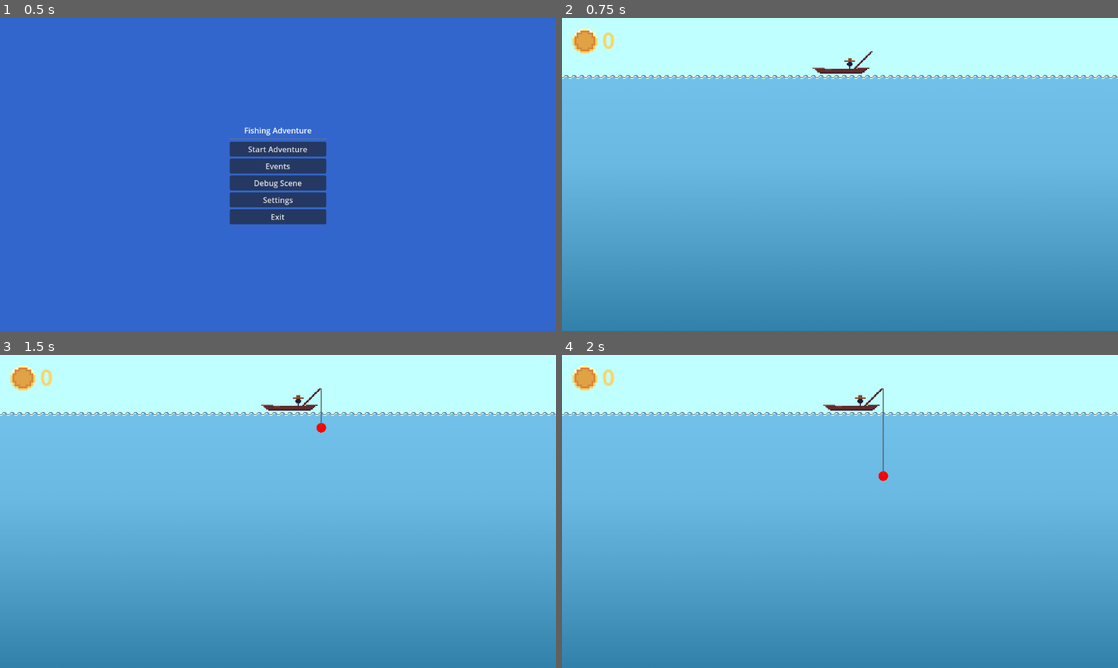
Above: before the commit, frames 1-4 (two rows, left to right).
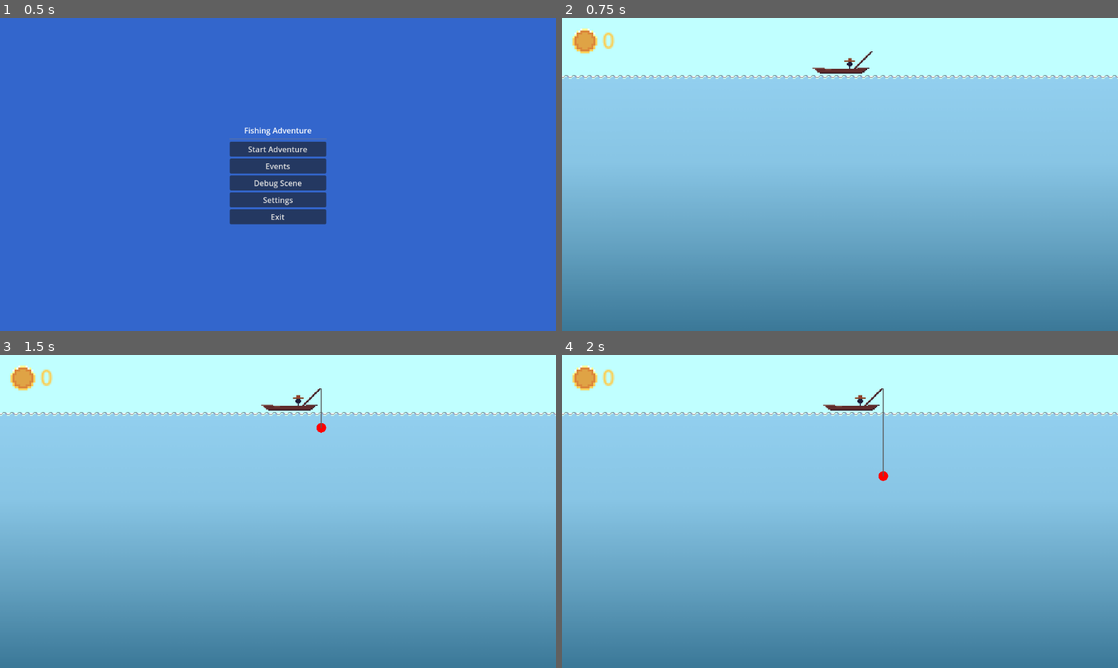
Above: after the commit, the same moments.

Repository: Gugaapo/fishing_game
Game: Godot game, scene res://scenes/main_menu.tscn
The game is run twice, just before and just after one commit, with the same random seed, the same clock (stepped at 60 frames per second) and the same inputs.
Inputs (mouse positions are in pixels of both pictures, inside the frame that each line leads up to):
- Up to frame 1 (0.5 s): no input
- Up to frame 2 (0.75 s): click "Debug Scene" at 0.5 s
- Up to frame 3 (1.5 s): tap Enter (ui_accept) at 1.25 s; move the mouse to (400, 495) at 1.27 s; hold Right (ui_right) from 1.28 s (still down); tap Z (fish) at 1.35 s; click (400, 495) at 1.42 s
- Up to frame 4 (2 s): keep holding Right (ui_right); tap Enter (ui_accept) at 1.52 s

Frame 1 is identical in both runs. In frame 2, 45% of the frame differs, in the area x 0-100%, y 18-64%; in frame 3, 44%; in frame 4, 44%.

Commit message:
added scripts to the scenes

Diff:
--- a/scenes/fishing_scene/debug_scene.tscn
+++ b/scenes/fishing_scene/debug_scene.tscn
@@ -170,7 +170,7 @@
 shape = SubResource("WorldBoundaryShape2D_ttqpa")
 
 [node name="TileMap" type="TileMap" parent="."]
-modulate = Color(1, 1, 1, 0.603922)
+modulate = Color(1, 1, 1, 0.462745)
 z_index = 1
 tile_set = SubResource("TileSet_g7faa")
 format = 2
--- a/scenes/levels/abyss.tscn
+++ b/scenes/levels/abyss.tscn
@@ -1,6 +1,7 @@
-[gd_scene load_steps=14 format=3 uid="uid://2cbwfec04v1g"]
+[gd_scene load_steps=15 format=3 uid="uid://2cbwfec04v1g"]
 
 [ext_resource type="Texture2D" uid="uid://bfyc7ntifu2f7" path="res://assets/brackeys_platformer_assets/sprites/world_tileset.png" id="1_7p2kt"]
+[ext_resource type="Script" path="res://scripts/fishing_scripts/debug_scene_controller.gd" id="1_fly2e"]
 [ext_resource type="Script" path="res://scripts/fishing_scripts/FishSpawner.gd" id="2_06m57"]
 [ext_resource type="PackedScene" uid="uid://b0p1j4pm1s36b" path="res://scenes/fishing_scene/fishes/fish_baiacu.tscn" id="3_5kmql"]
 [ext_resource type="PackedScene" uid="uid://lpitcdo7x83b" path="res://scenes/fishing_scene/fishes/fish_sardine.tscn" id="4_7vaet"]
@@ -147,7 +148,10 @@
 [sub_resource type="TileSet" id="TileSet_1oh0u"]
 sources/1 = SubResource("TileSetAtlasSource_bmomi")
 
-[node name="Abyss" type="Node2D"]
+[node name="Abyss" type="Control"]
+layout_mode = 3
+anchors_preset = 0
+script = ExtResource("1_fly2e")
 
 [node name="GameContent" type="Node2D" parent="."]
 
@@ -187,7 +191,7 @@
 position = Vector2(-1, 131)
 script = ExtResource("2_06m57")
 fish_scenes = Array[PackedScene]([ExtResource("3_5kmql"), ExtResource("4_7vaet"), ExtResource("5_g8ki3"), ExtResource("6_1w4kv")])
-spawn_weights = [1.0, 1.0, 1.0, 1.0]
+spawn_weights = [0.15, 0.15, 0.25, 1.0]
 count = 15
 area_size = Vector2(300, 200)
 
@@ -202,10 +206,10 @@
 stream = ExtResource("9_w4050")
 autoplay = true
 
-[node name="MoneyDisplay" parent="." node_paths=PackedStringArray("moneyLabel") instance=ExtResource("10_xfpj3")]
+[node name="MoneyDisplay" parent="." instance=ExtResource("10_xfpj3")]
+layout_mode = 1
 offset_left = -277.0
 offset_top = -48.0
 offset_right = -277.0
 offset_bottom = -48.0
 scale = Vector2(0.639153, 0.639153)
-moneyLabel = NodePath("")
--- a/scenes/levels/beach.tscn
+++ b/scenes/levels/beach.tscn
@@ -1,6 +1,7 @@
-[gd_scene load_steps=14 format=3 uid="uid://1rlr2xspluxq"]
+[gd_scene load_steps=15 format=3 uid="uid://1rlr2xspluxq"]
 
 [ext_resource type="Texture2D" uid="uid://bfyc7ntifu2f7" path="res://assets/brackeys_platformer_assets/sprites/world_tileset.png" id="1_5klfv"]
+[ext_resource type="Script" path="res://scripts/fishing_scripts/debug_scene_controller.gd" id="1_fp3jj"]
 [ext_resource type="Script" path="res://scripts/fishing_scripts/FishSpawner.gd" id="1_r6scy"]
 [ext_resource type="PackedScene" uid="uid://b0p1j4pm1s36b" path="res://scenes/fishing_scene/fishes/fish_baiacu.tscn" id="2_k5kpx"]
 [ext_resource type="PackedScene" uid="uid://lpitcdo7x83b" path="res://scenes/fishing_scene/fishes/fish_sardine.tscn" id="3_7s85j"]
@@ -147,7 +148,10 @@
 [sub_resource type="TileSet" id="TileSet_y3aan"]
 sources/0 = SubResource("TileSetAtlasSource_pygva")
 
-[node name="Beach" type="Node2D"]
+[node name="Beach" type="Control"]
+layout_mode = 3
+anchors_preset = 0
+script = ExtResource("1_fp3jj")
 
 [node name="GameContent" type="Node2D" parent="."]
 
@@ -187,7 +191,7 @@
 position = Vector2(-1, 131)
 script = ExtResource("1_r6scy")
 fish_scenes = Array[PackedScene]([ExtResource("2_k5kpx"), ExtResource("3_7s85j"), ExtResource("4_2uaw2"), ExtResource("5_ctmwe")])
-spawn_weights = [1.0, 1.0, 1.0, 1.0]
+spawn_weights = [0.5, 1.0, 0.0, 0.1]
 count = 15
 area_size = Vector2(300, 200)
 
@@ -202,10 +206,10 @@
 stream = ExtResource("8_uor8n")
 autoplay = true
 
-[node name="MoneyDisplay" parent="." node_paths=PackedStringArray("moneyLabel") instance=ExtResource("9_y47uv")]
+[node name="MoneyDisplay" parent="." instance=ExtResource("9_y47uv")]
+layout_mode = 1
 offset_left = -277.0
 offset_top = -48.0
 offset_right = -277.0
 offset_bottom = -48.0
 scale = Vector2(0.639153, 0.639153)
-moneyLabel = NodePath("")
--- a/scenes/levels/coral.tscn
+++ b/scenes/levels/coral.tscn
@@ -1,7 +1,8 @@
-[gd_scene load_steps=14 format=3 uid="uid://gu0hmsitt1aw"]
+[gd_scene load_steps=15 format=3 uid="uid://gu0hmsitt1aw"]
 
 [ext_resource type="Script" path="res://scripts/fishing_scripts/FishSpawner.gd" id="1_8miby"]
 [ext_resource type="Texture2D" uid="uid://bfyc7ntifu2f7" path="res://assets/brackeys_platformer_assets/sprites/world_tileset.png" id="1_avgyj"]
+[ext_resource type="Script" path="res://scripts/fishing_scripts/debug_scene_controller.gd" id="1_qlail"]
 [ext_resource type="PackedScene" uid="uid://b0p1j4pm1s36b" path="res://scenes/fishing_scene/fishes/fish_baiacu.tscn" id="2_6ggjt"]
 [ext_resource type="PackedScene" uid="uid://lpitcdo7x83b" path="res://scenes/fishing_scene/fishes/fish_sardine.tscn" id="3_av2yc"]
 [ext_resource type="PackedScene" uid="uid://ddt53s3nxevem" path="res://scenes/fishing_scene/fishes/fish_anglerfish.tscn" id="4_sevet"]
@@ -147,7 +148,10 @@
 [sub_resource type="TileSet" id="TileSet_d8pb4"]
 sources/0 = SubResource("TileSetAtlasSource_owng2")
 
-[node name="Coral" type="Node2D"]
+[node name="Coral" type="Control"]
+layout_mode = 3
+anchors_preset = 0
+script = ExtResource("1_qlail")
 
 [node name="GameContent" type="Node2D" parent="."]
 
@@ -187,7 +191,7 @@
 position = Vector2(-1, 131)
 script = ExtResource("1_8miby")
 fish_scenes = Array[PackedScene]([ExtResource("2_6ggjt"), ExtResource("3_av2yc"), ExtResource("4_sevet"), ExtResource("5_a2u1f")])
-spawn_weights = [1.0, 1.0, 1.0, 1.0]
+spawn_weights = [1.0, 0.5, 0.005, 0.3]
 count = 15
 area_size = Vector2(300, 200)
 
@@ -202,10 +206,10 @@
 stream = ExtResource("8_nu8jo")
 autoplay = true
 
-[node name="MoneyDisplay" parent="." node_paths=PackedStringArray("moneyLabel") instance=ExtResource("9_se7x2")]
+[node name="MoneyDisplay" parent="." instance=ExtResource("9_se7x2")]
+layout_mode = 1
 offset_left = -277.0
 offset_top = -48.0
 offset_right = -277.0
 offset_bottom = -48.0
 scale = Vector2(0.639153, 0.639153)
-moneyLabel = NodePath("")
--- a/scenes/levels/ice.tscn
+++ b/scenes/levels/ice.tscn
@@ -1,7 +1,8 @@
-[gd_scene load_steps=14 format=3 uid="uid://bt742ue5pssp7"]
+[gd_scene load_steps=15 format=3 uid="uid://bt742ue5pssp7"]
 
 [ext_resource type="Script" path="res://scripts/fishing_scripts/FishSpawner.gd" id="1_2o6tv"]
 [ext_resource type="Texture2D" uid="uid://bfyc7ntifu2f7" path="res://assets/brackeys_platformer_assets/sprites/world_tileset.png" id="1_n08hq"]
+[ext_resource type="Script" path="res://scripts/fishing_scripts/debug_scene_controller.gd" id="1_vjtpi"]
 [ext_resource type="PackedScene" uid="uid://b0p1j4pm1s36b" path="res://scenes/fishing_scene/fishes/fish_baiacu.tscn" id="2_0366x"]
 [ext_resource type="PackedScene" uid="uid://lpitcdo7x83b" path="res://scenes/fishing_scene/fishes/fish_sardine.tscn" id="3_kyuk1"]
 [ext_resource type="PackedScene" uid="uid://ddt53s3nxevem" path="res://scenes/fishing_scene/fishes/fish_anglerfish.tscn" id="4_5cvw4"]
@@ -147,7 +148,10 @@
 [sub_resource type="TileSet" id="TileSet_ng38j"]
 sources/0 = SubResource("TileSetAtlasSource_f7oo0")
 
-[node name="Ice" type="Node2D"]
+[node name="Ice" type="Control"]
+layout_mode = 3
+anchors_preset = 0
+script = ExtResource("1_vjtpi")
 
 [node name="GameContent" type="Node2D" parent="."]
 
@@ -188,7 +192,7 @@
 position = Vector2(-1, 131)
 script = ExtResource("1_2o6tv")
 fish_scenes = Array[PackedScene]([ExtResource("2_0366x"), ExtResource("3_kyuk1"), ExtResource("4_5cvw4"), ExtResource("5_ohxkw")])
-spawn_weights = [1.0, 1.0, 1.0, 1.0]
+spawn_weights = [0.25, 0.25, 1.0, 0.1]
 count = 15
 area_size = Vector2(300, 200)
 
@@ -203,10 +207,10 @@
 stream = ExtResource("8_441gs")
 autoplay = true
 
-[node name="MoneyDisplay" parent="." node_paths=PackedStringArray("moneyLabel") instance=ExtResource("9_d27g4")]
+[node name="MoneyDisplay" parent="." instance=ExtResource("9_d27g4")]
+layout_mode = 1
 offset_left = -277.0
 offset_top = -48.0
 offset_right = -277.0
 offset_bottom = -48.0
 scale = Vector2(0.639153, 0.639153)
-moneyLabel = NodePath("")
--- a/scenes/levels/volcano.tscn
+++ b/scenes/levels/volcano.tscn
@@ -1,7 +1,8 @@
-[gd_scene load_steps=14 format=3 uid="uid://dbkfj3hecotsf"]
+[gd_scene load_steps=15 format=3 uid="uid://dbkfj3hecotsf"]
 
 [ext_resource type="Texture2D" uid="uid://bfyc7ntifu2f7" path="res://assets/brackeys_platformer_assets/sprites/world_tileset.png" id="1_di743"]
 [ext_resource type="Script" path="res://scripts/fishing_scripts/FishSpawner.gd" id="1_e345p"]
+[ext_resource type="Script" path="res://scripts/fishing_scripts/debug_scene_controller.gd" id="1_uyodm"]
 [ext_resource type="PackedScene" uid="uid://b0p1j4pm1s36b" path="res://scenes/fishing_scene/fishes/fish_baiacu.tscn" id="2_mmvsc"]
 [ext_resource type="PackedScene" uid="uid://lpitcdo7x83b" path="res://scenes/fishing_scene/fishes/fish_sardine.tscn" id="3_5g3t4"]
 [ext_resource type="PackedScene" uid="uid://ddt53s3nxevem" path="res://scenes/fishing_scene/fishes/fish_anglerfish.tscn" id="4_viqay"]
@@ -147,7 +148,10 @@
 [sub_resource type="TileSet" id="TileSet_2an01"]
 sources/0 = SubResource("TileSetAtlasSource_rda3g")
 
-[node name="Volcano" type="Node2D"]
+[node name="Volcano" type="Control"]
+layout_mode = 3
+anchors_preset = 0
+script = ExtResource("1_uyodm")
 
 [node name="GameContent" type="Node2D" parent="."]
 
@@ -202,10 +206,10 @@
 stream = ExtResource("8_ebhjt")
 autoplay = true
 
-[node name="MoneyDisplay" parent="." node_paths=PackedStringArray("moneyLabel") instance=ExtResource("9_f3cmu")]
+[node name="MoneyDisplay" parent="." instance=ExtResource("9_f3cmu")]
+layout_mode = 1
 offset_left = -277.0
 offset_top = -48.0
 offset_right = -277.0
 offset_bottom = -48.0
 scale = Vector2(0.639153, 0.639153)
-moneyLabel = NodePath("")
